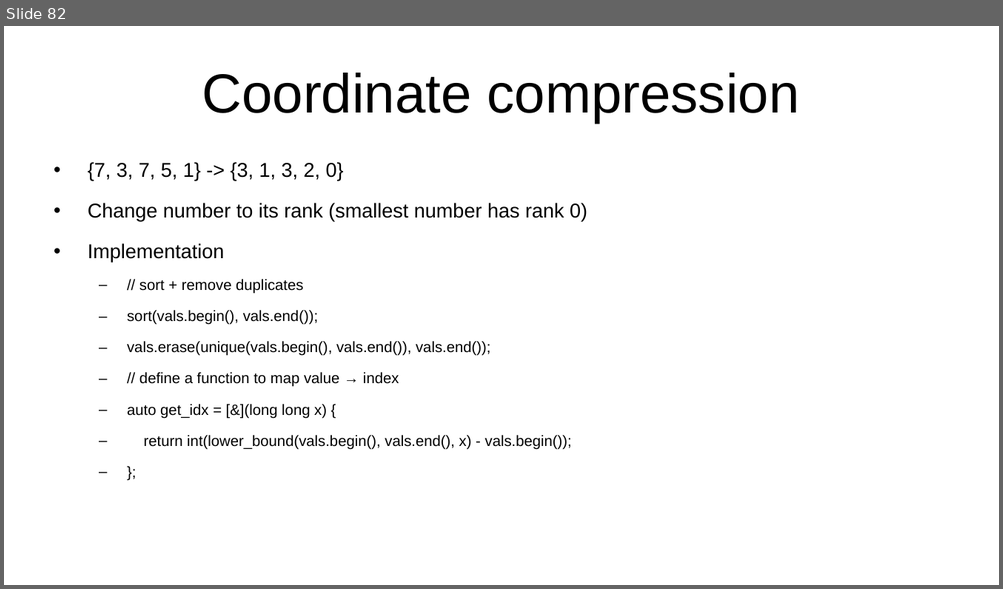
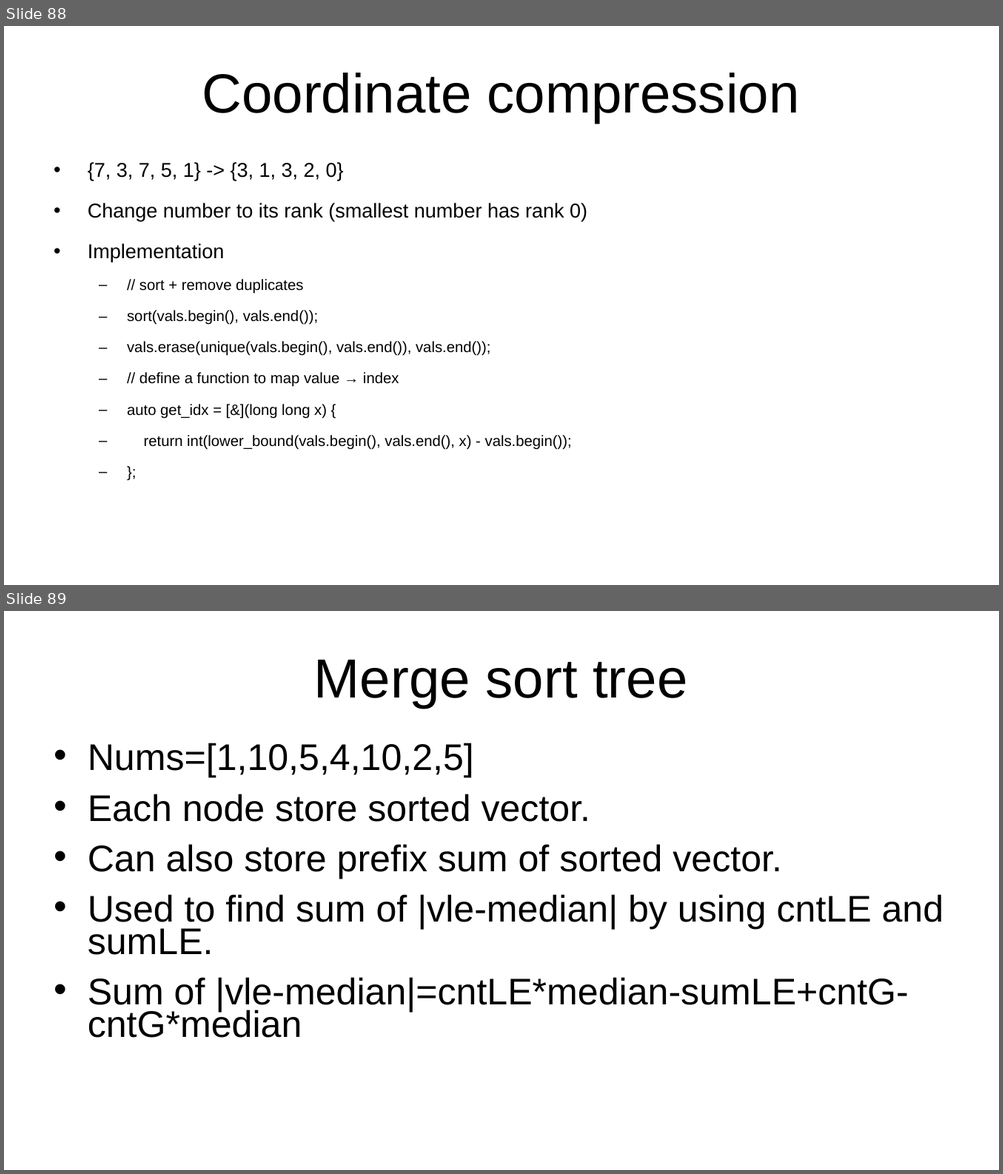
Before and after one commit to kindaichinisan/CompetitiveProgramming, a slide deck: MyCode/competitive_programming.ppt. Shown one above the other, each under a label of ours: slide 82 before the commit, slides 88 and 89 after it. The pictures are 1003x589 and 1003x1174 pixels, drawn with LibreOffice and Linux fonts; fonts in the diff are those of the drawing. Boxes give left, top, right and bottom in pixels: in the first picture for what was removed or moved away, otherwise in the second. Text is boxed around its words. In the diff, an @@ line names an element or a change of style, - is before the commit and + after.

Commit message:
solve leetcode 3762. update SegmentTree coding.

```diff
--- a/MyCode/competitive_programming.ppt
+++ b/MyCode/competitive_programming.ppt
@@ slide 89 added at (4, 611, 999, 1170), background #FFFFFF @@
@@ title added at (314, 659, 687, 709), 44 pt, text #000000 @@
+Merge sort tree
@@ text added at (88, 743, 944, 1038), 29.6 pt, text #000000 @@
+• Nums=[1,10,5,4,10,2,5]
+• Each node store sorted vector.
+• Can also store prefix sum of sorted vector.
+• Used to find sum of |vle-median| by using cntLE and sumLE.
+• Sum of |vle-median|=cntLE*median-sumLE+cntG-cntG*median
@@ what was slide 82 is now slide 88 @@
```
Also in this commit, not shown: 2 slides changed, 25 other slides added, 7 other files.
